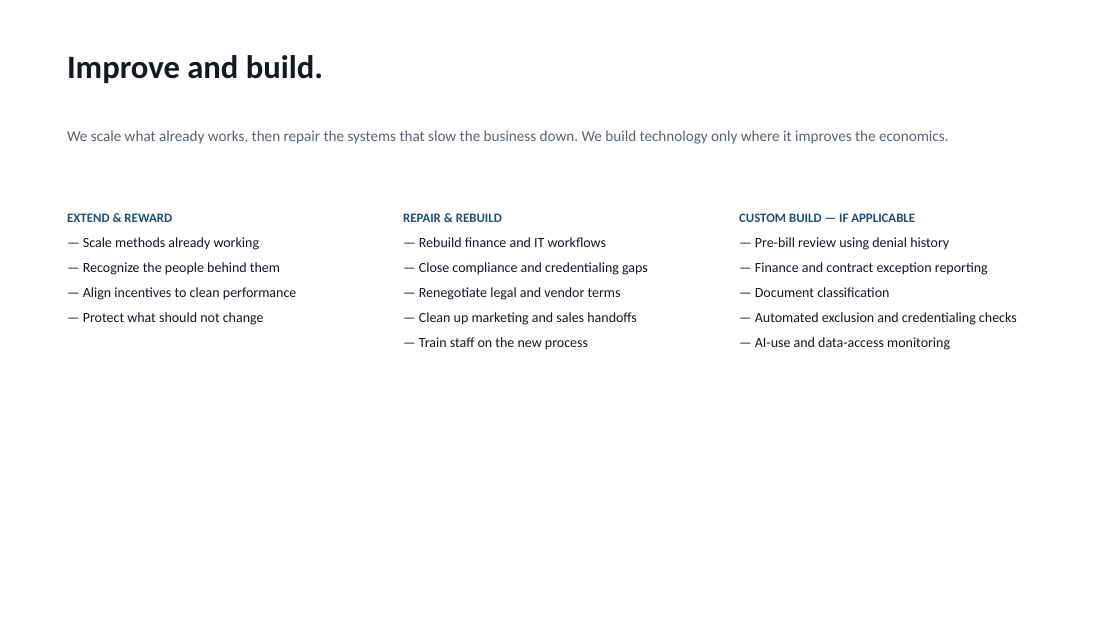
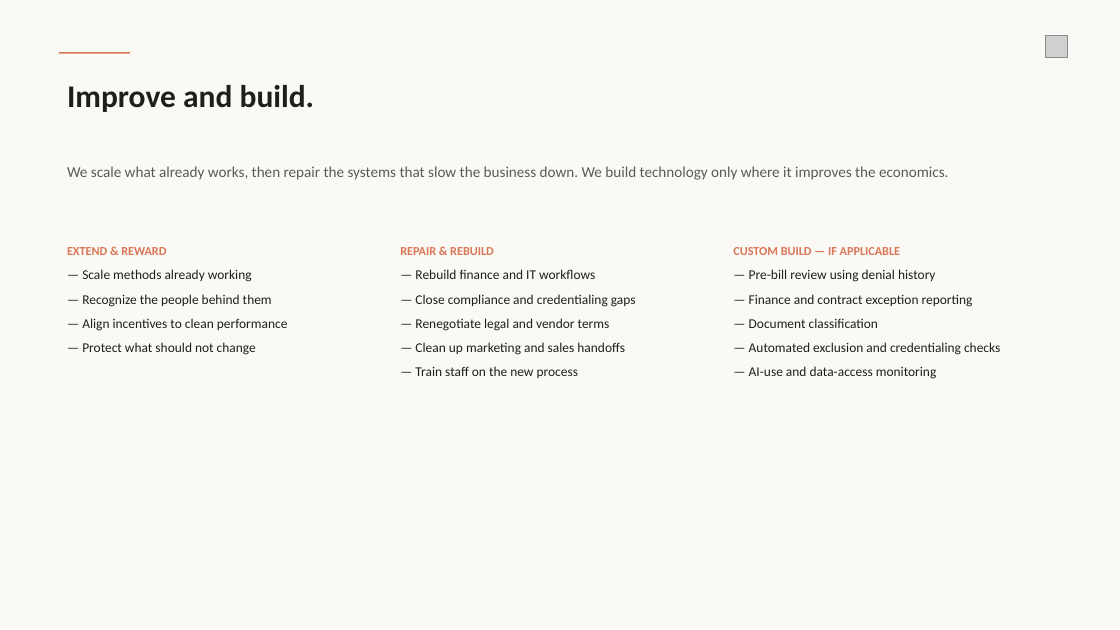
Before and after one commit to wirewalktech/AI-Extension, a slide deck: slide 5 of operating-review.pptx. Drawn at 1120x630 pixels with LibreOffice and Linux fonts; fonts in the diff are those of the drawing; grey boxes stand for pictures. Boxes give left, top, right and bottom in pixels: in the first picture for what was removed or moved away, otherwise in the second. Text is boxed around its words. In the diff, an @@ line names an element or a change of style, - is before the commit and + after.

```diff
--- a/operating-review.pptx
+++ b/operating-review.pptx
@@ background #FFFFFF to #FAF9F5 @@
@@ rectangle added at bbox=[59, 52, 130, 54], fill #D97757 @@
@@ picture added at bbox=[1046, 35, 1068, 57] @@
@@ text "Improve and build.": place and size @@
-text "Improve and build." at bbox=[67, 55, 323, 83]
+text "Improve and build." at bbox=[67, 85, 315, 112]
@@ text "Improve and build." at bbox=[67, 85, 315, 112]: size 28 to 27 pt, text colour #141820 to #1F1E1D @@
@@ text "We scale what already works, ...": place and size @@
-text "We scale what already works, ..." at bbox=[67, 130, 948, 144]
+text "We scale what already works, ..." at bbox=[67, 166, 948, 180]
@@ text "We scale what already works, ..." at bbox=[67, 166, 948, 180]: text colour #5A6372 to #5C5A54 @@
@@ text "EXTEND & REWARD": place and size @@
-text "EXTEND & REWARD" at bbox=[67, 213, 296, 325]
+text "EXTEND & REWARD" at bbox=[67, 247, 288, 355]
@@ text "EXTEND & REWARD" at bbox=[67, 247, 288, 355]: size 11 to 10.5 pt, text colour #1F4E79 to #D97757 in "EXTEND & REWARD"; size 12 to 11.5 pt, text colour #141820 to #1F1E1D @@
@@ text "REPAIR & REBUILD": place and size @@
-text "REPAIR & REBUILD" at bbox=[403, 213, 648, 350]
+text "REPAIR & REBUILD" at bbox=[400, 247, 636, 378]
@@ text "REPAIR & REBUILD" at bbox=[400, 247, 636, 378]: size 11 to 10.5 pt, text colour #1F4E79 to #D97757 in "REPAIR & REBUILD"; size 12 to 11.5 pt, text colour #141820 to #1F1E1D @@
@@ text "CUSTOM BUILD — IF APPLICABLE": place and size @@
-text "CUSTOM BUILD — IF APPLICABLE" at bbox=[739, 213, 1017, 350]
+text "CUSTOM BUILD — IF APPLICABLE" at bbox=[733, 247, 1000, 379]
@@ text "CUSTOM BUILD — IF APPLICABLE" at bbox=[733, 247, 1000, 379]: size 11 to 10.5 pt, text colour #1F4E79 to #D97757 in "CUSTOM BUILD — IF APPLICABLE"; size 12 to 11.5 pt, text colour #141820 to #1F1E1D in "— Pre-bill review using denial history", "— Finance and contract exception reporting", "— Document classification", "— Automated exclusion and credentialing checks" and 1 more places @@
```
Also in this commit, not shown: 11 other slides changed, 5 other files.
